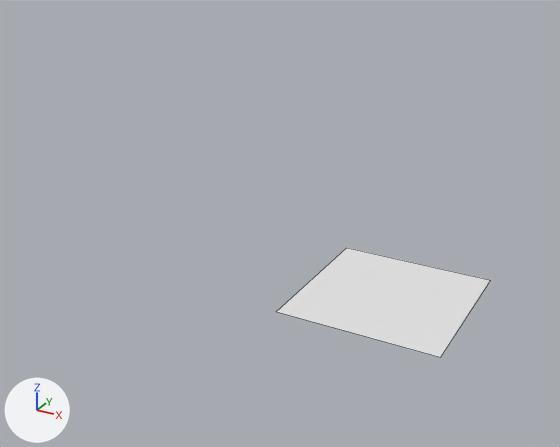
What one commit did to the Blender file dataset_generation/data/base_scene.blend.
Both versions are drawn from a camera (50 mm lens) standing at (77.1, -213.5, 124.0) and looking at (-34.5, -10.6, 22.5). Arrows for +X, +Y and +Z are at lower left; the lights stay in place. Mesh edges are drawn as thin lines.

The older version as bpy lines, for what is in view:
```python
me_plane = bpy.data.meshes.new('Plane')
me_plane.from_pydata(...)  # 4 vertices, 1 face; spans x -1.0..1.0, y -1.0..1.0, z 0.0
# before: 0 (-1.0, -1.0, 0.0) at pixel (276, 311), 1 (1.0, -1.0, 0.0) at pixel (440, 357), 2 (-1.0, 1.0, 0.0) at pixel (346, 247), 3 (1.0, 1.0, 0.0) at pixel (490, 280)
ob_plane = bpy.data.objects.new('Plane', me_plane)
ob_plane.location = (0.0, 0.0, 0.0)
ob_plane.scale = (26.8, 26.8, 1.0)
```
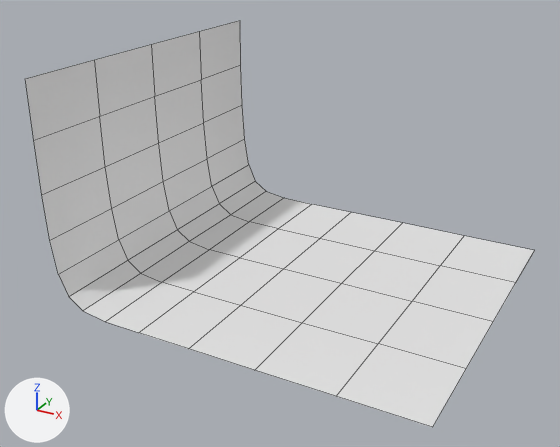
What changed in the scene script:
```text
Change me_plane:
    where me_plane.from_pydata(...)  # 4 vertices, 1 face; spans x -1.0..1.0, y -1.0..1.0, z 0.0
    used by ob_plane; location = (0.0, 0.0, 0.0); scale = (26.8, 26.8, 1.0)
    verts and faces of me_plane; kept vertices keep their numbers, new ones are numbered from 4
    me_plane part 1
    add delete_vertices([2])  # with the faces that use them
    add verts[4] = (-1.01, 1.01, 0.27)
    add verts[5] = (-1.0, -1.0, 56.62)
    add verts[6] = (-1.0, 1.0, 56.62)
    add verts[7] = (-0.7, -1.0, 0.0)
    add verts[8] = (-0.7, 1.01, 0.23)
    add faces += [(1, 3, 8, 7), (0, 4, 6, 5), (0, 7, 8, 4)]
Change ob_plane:
    ob_plane.location: (0.0, 0.0, 0.0) -> (-27.8, 0.0, 0.0)
    ob_plane.scale: (26.8, 26.8, 1.0) -> (62.6, 57.9, 1.3)
    add _m = ob_plane.modifiers.new('Subdivision', 'SUBSURF')
    add _m.levels = 6
```

Location of each change, [x1, y1, x2, y2] in pixels of the pictures (560 x 447 px):
'Plane', reshaped, moved, rescaled, modifiers changed (139% wider, 271% taller): before [277, 248, 490, 357]; after [25, 20, 535, 427]
